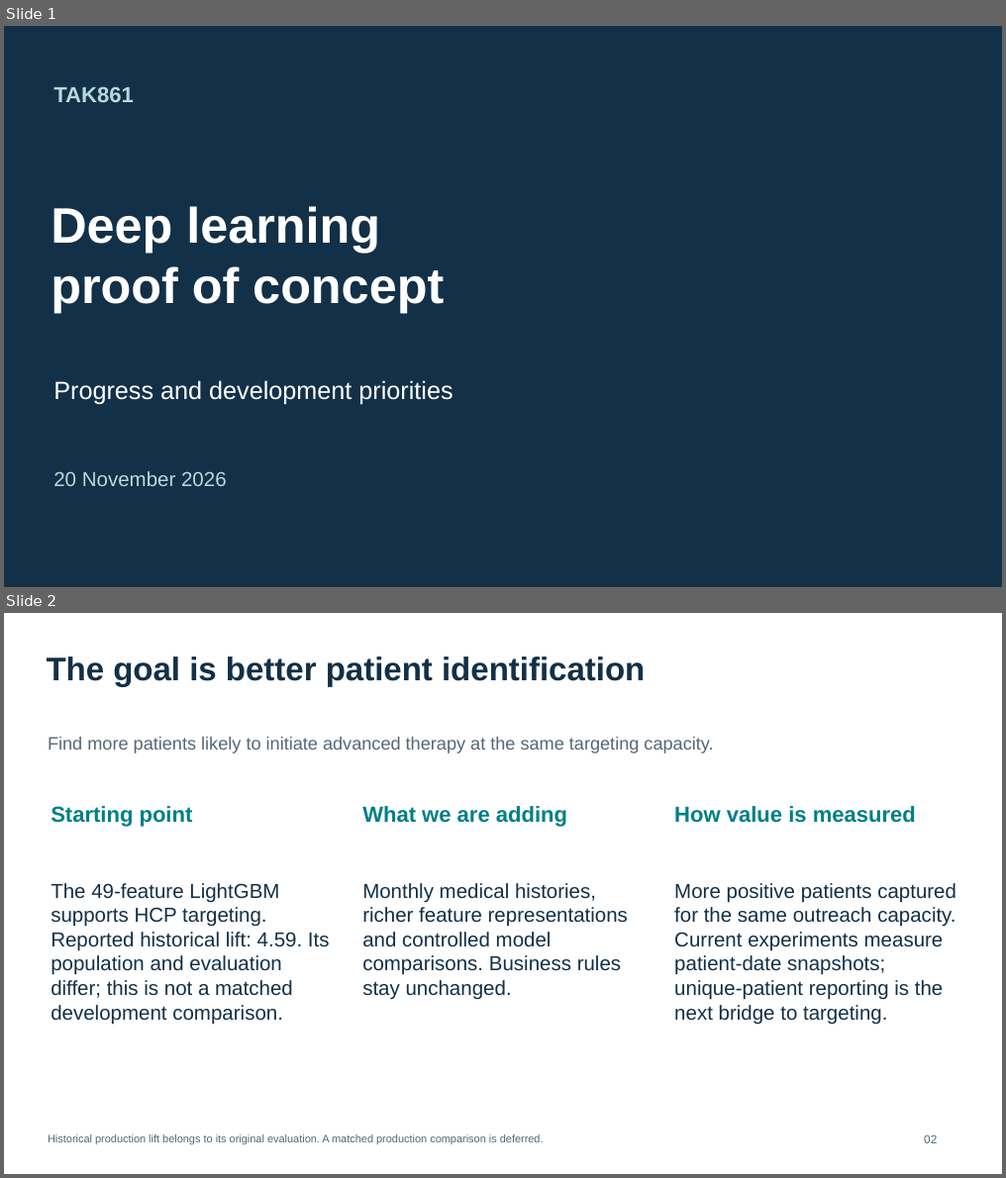
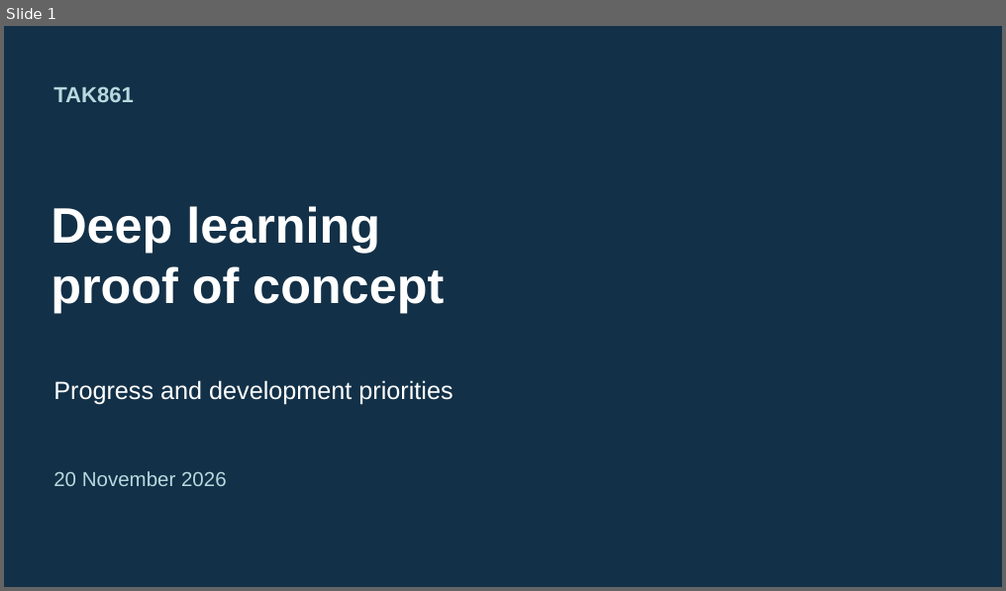
Before and after one commit to prkharr/tak861-transformer-evaluation, a slide deck: notebooks/expanded cohort/TAK861_Progress_20261120.pptx. Shown one above the other, each under a label of ours: slides 1 and 2 before the commit, slide 1 after it. The pictures are 1006x1178 and 1006x591 pixels, drawn with LibreOffice and Linux fonts; fonts in the diff are those of the drawing. Boxes give left, top, right and bottom in pixels: in the first picture for what was removed or moved away, otherwise in the second. Text is boxed around its words. In the diff, an @@ line names an element or a change of style, - is before the commit and + after.

Commit message:
Simplify progress deck and fix repeated-run slide text

```diff
--- a/notebooks/expanded cohort/TAK861_Progress_20261120.pptx
+++ b/notebooks/expanded cohort/TAK861_Progress_20261120.pptx
@@ slide 2 removed at (4,613,1002,1174), background #FFFFFF @@
@@ text removed at (47,657,645,687) @@
-The goal is better patient identification
@@ text removed at (48,737,713,754) @@
-Find more patients likely to initiate advanced therapy at the same targeting capacity.
@@ text removed at (51,806,193,827) @@
-Starting point
@@ text removed at (362,806,567,827) @@
-What we are adding
@@ text removed at (674,806,916,823) @@
-How value is measured
@@ text removed at (51,883,330,1025) @@
-The 49-feature LightGBM supports HCP targeting. Reported historical lift: 4.59. Its population and evaluation differ; this is not a matched development comparison.
@@ text removed at (362,883,628,1000) @@
-Monthly medical histories, richer feature representations and controlled model comparisons. Business rules stay unchanged.
@@ text removed at (674,883,956,1025) @@
-More positive patients captured for the same outreach capacity. Current experiments measure patient-date snapshots; unique-patient reporting is the next bridge to targeting.
@@ text removed at (48,1135,544,1146) @@
-Historical production lift belongs to its original evaluation. A matched production comparison is deferred.
@@ text removed at (924,1135,937,1144) @@
-02
```
Also in this commit, not shown: 10 slides changed, 2 other slides removed, 2 other files.
